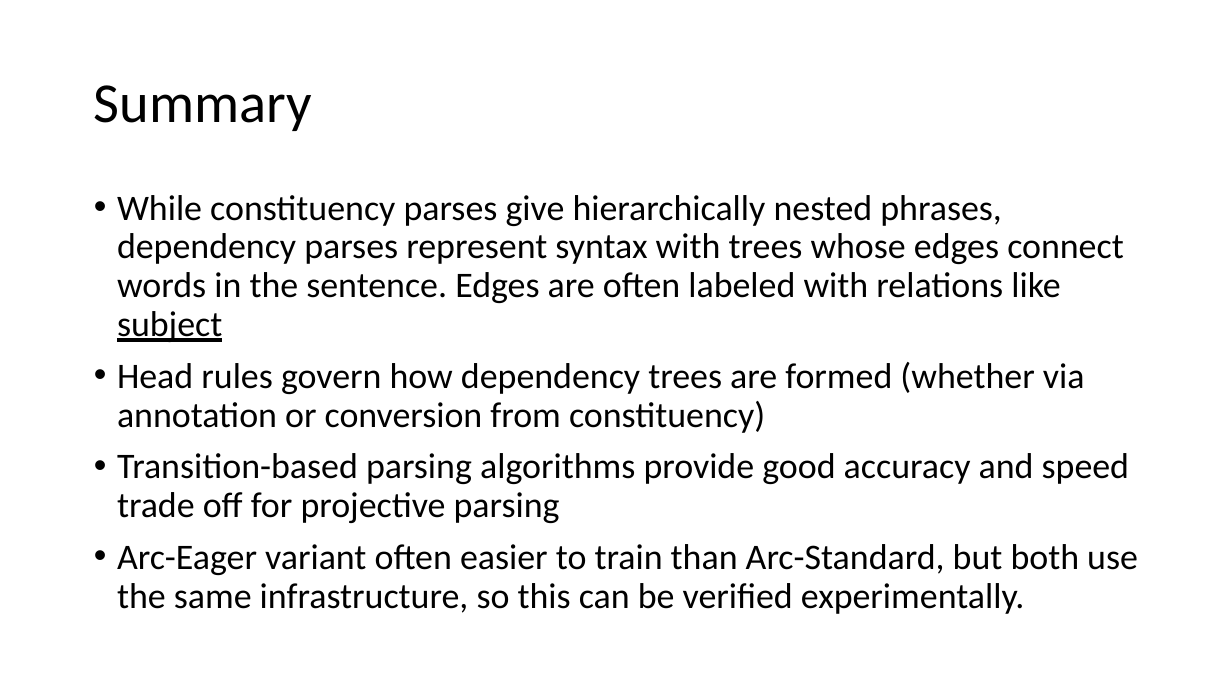
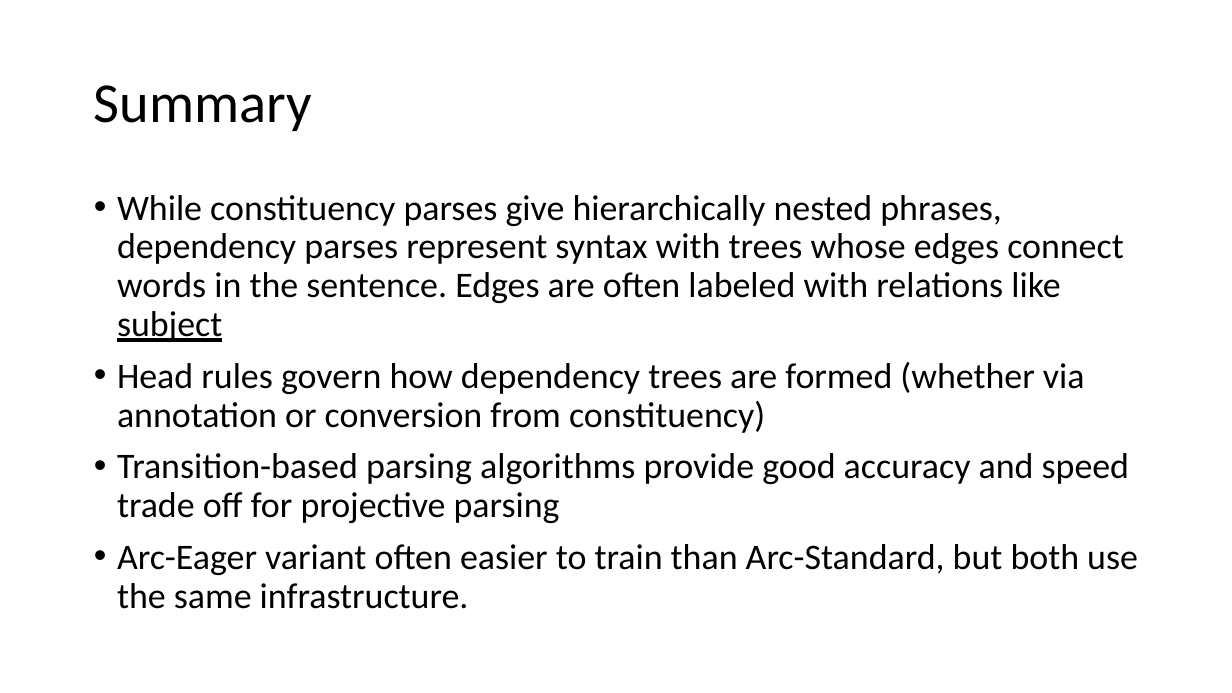
Before and after one commit to isi-nlp/csci_544_fa_18_slides, a slide deck: slide 74 of dep_parsing_0919.pptx. Drawn at 1232x693 pixels with LibreOffice and Linux fonts; fonts in the diff are those of the drawing. Boxes give left, top, right and bottom in pixels: in the first picture for what was removed or moved away, otherwise in the second. Text is boxed around its words. In the diff, an @@ line names an element or a change of style, - is before the commit and + after.

```diff
--- a/dep_parsing_0919.pptx
+++ b/dep_parsing_0919.pptx
@@ text at (117,544,1138,609): text changed @@
-• Arc-Eager variant often easier to train than Arc-Standard, but both use the same infrastructure, so this can be verified experimentally.
+• Arc-Eager variant often easier to train than Arc-Standard, but both use the same infrastructure.
```
Also in this commit, not shown: 25 other slides changed.
